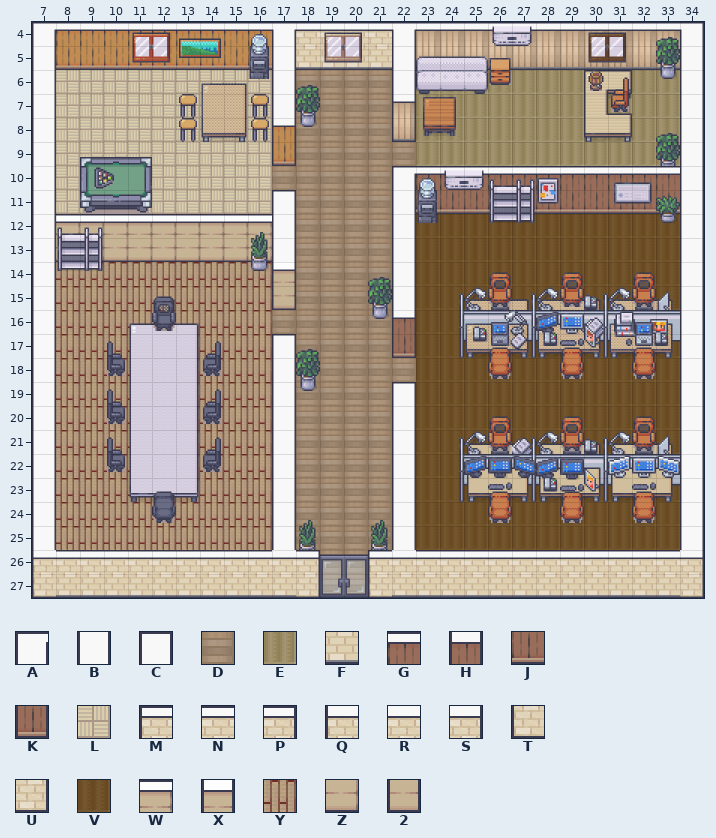
Tiled map: public/assets/map/Woody_10.tmx. This is how it looked before the edit.
Cells are 32x32 px. Shown: x 7..34, y 4..27.
Key: from "FloorAndGround": A 28, B 91, C 148, D 838, E 962, F 1121, G 1196, H 1198, J 1260, K 1262, L 1346, M 1462, N 1463, P 1464, Q 1469, R 1470, S 1471, T 1533, U 1535, V 1742, W 1825, X 1827, Y 1858, Z 1889, 2 1891.
_ is an empty cell.
Objects are placed by their top-left corner, in cells (3,4 is the top-left corner of cell 3,4); size is 1x1 cell unless given.
Layer "Ground" before, first column x 7:
10 BLLLLLLLLLDDDDDDEEEEEEEEEEEB
11 BLLLLLLLLLDDDDDBJJJJJJJJJJJB
12 BLLLLLLLLLBDDDDBVVVVVVVVVVVB
13 BZZZZZZZZZBDDDDBVVVVVVVVVVVB
14 BYYYYYYYYYXDDDDBVVVVVVVVVVVB
15 BYYYYYYYYY2DDDDBVVVVVVVVVVVB
16 BYYYYYYYYYDDDDDHVVVVVVVVVVVB
17 BYYYYYYYYYDDDDDKVVVVVVVVVVVB
18 BYYYYYYYYYBDDDDDVVVVVVVVVVVB
19 BYYYYYYYYYBDDDDDVVVVVVVVVVVB
20 BYYYYYYYYYBDDDDBVVVVVVVVVVVB
21 BYYYYYYYYYBDDDDBVVVVVVVVVVVB
22 BYYYYYYYYYBDDDDBVVVVVVVVVVVB
23 BYYYYYYYYYBDDDDBVVVVVVVVVVVB
24 BYYYYYYYYYBDDDDBVVVVVVVVVVVB
25 BYYYYYYYYYBDDDDBVVVVVVVVVVVB
26 QYYYYYYYYYRDDDDRVVVVVVVVVVVS
27 TFFFFFFFFFFUDDTFFFFFFFFFFFFU
Once edited:
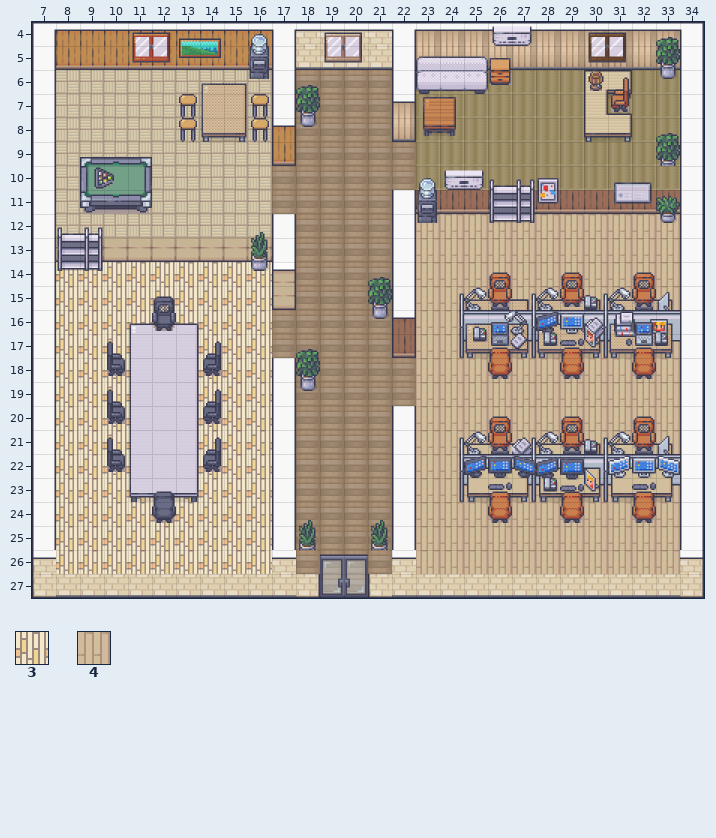
Further tiles: from "FloorAndGround": 3 706, 4 1602.
From old to new:
Changed rows in their new state; . is an unchanged cell.
Layer "Ground":
first column x 8:
12 ...............44444444444
13 ...............44444444444
14 333333333......44444444444
15 333333333......44444444444
16 333333333......44.........
17 3333.3333......44444444444
18 3333.3333......44444444444
19 3333.3333......44444444444
20 3333.3333......44444444444
21 3333.3333......44444444444
22 3333.3333......44.........
23 333333333......44444444444
24 333333333......44444444444
25 333333333......44444444444
26 333333333......44444444444
Layer "Wall" (now hidden):
removed: A at 22,10
removed: G at 23,10
removed: G at 24,10
removed: G at 25,10
removed: G at 26,10
removed: G at 27,10
removed: G at 28,10
removed: G at 29,10
removed: G at 30,10
removed: G at 31,10
removed: G at 32,10
removed: G at 33,10
removed: C at 17,11
removed: W at 8,12
removed: W at 9,12
removed: W at 10,12
removed: W at 11,12
removed: W at 12,12
removed: W at 13,12
removed: W at 14,12
removed: W at 15,12
removed: W at 16,12
removed: C at 17,17
removed: C at 22,19
removed: N at 8,26
removed: N at 9,26
removed: N at 10,26
removed: N at 11,26
removed: N at 12,26
removed: N at 13,26
removed: N at 14,26
removed: N at 15,26
removed: N at 16,26
removed: N at 23,26
removed: N at 24,26
removed: N at 25,26
removed: N at 26,26
removed: N at 27,26
removed: N at 28,26
removed: N at 29,26
removed: N at 30,26
removed: N at 31,26
removed: N at 32,26
removed: N at 33,26
removed: P at 18,26
removed: M at 21,26
